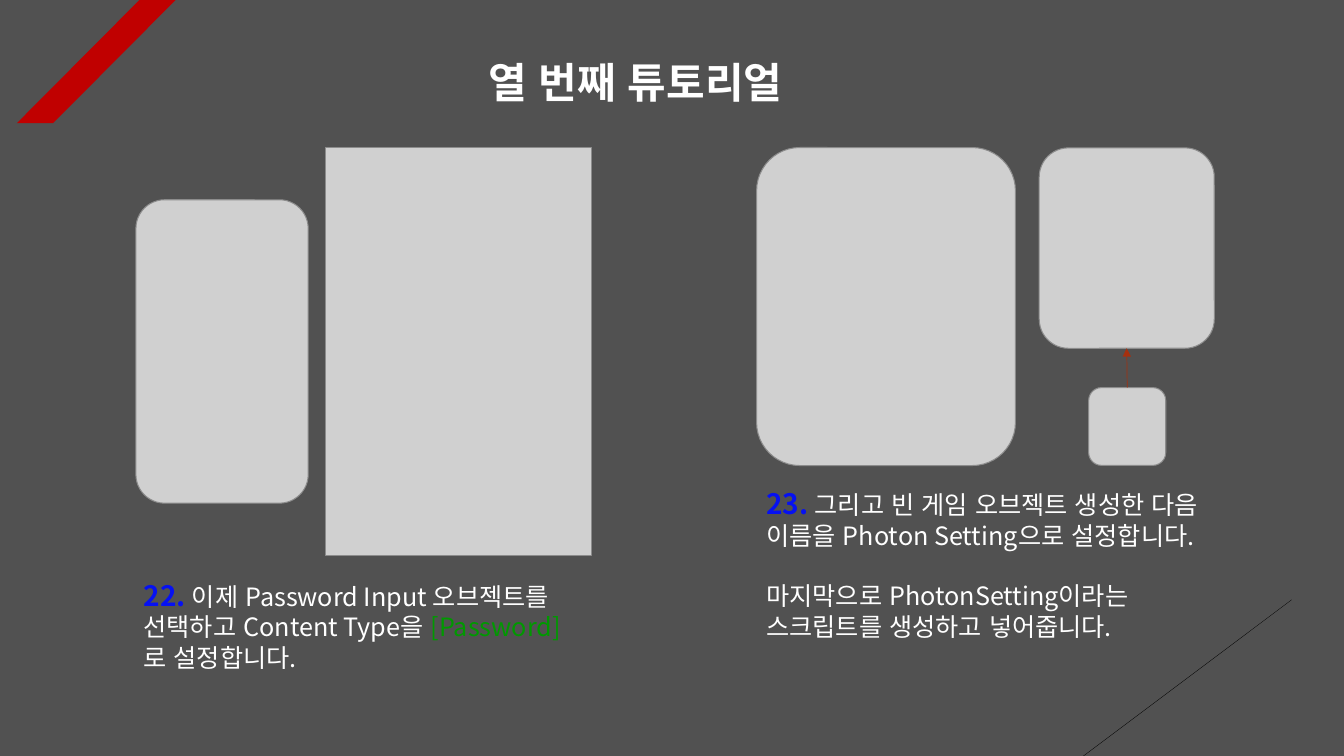
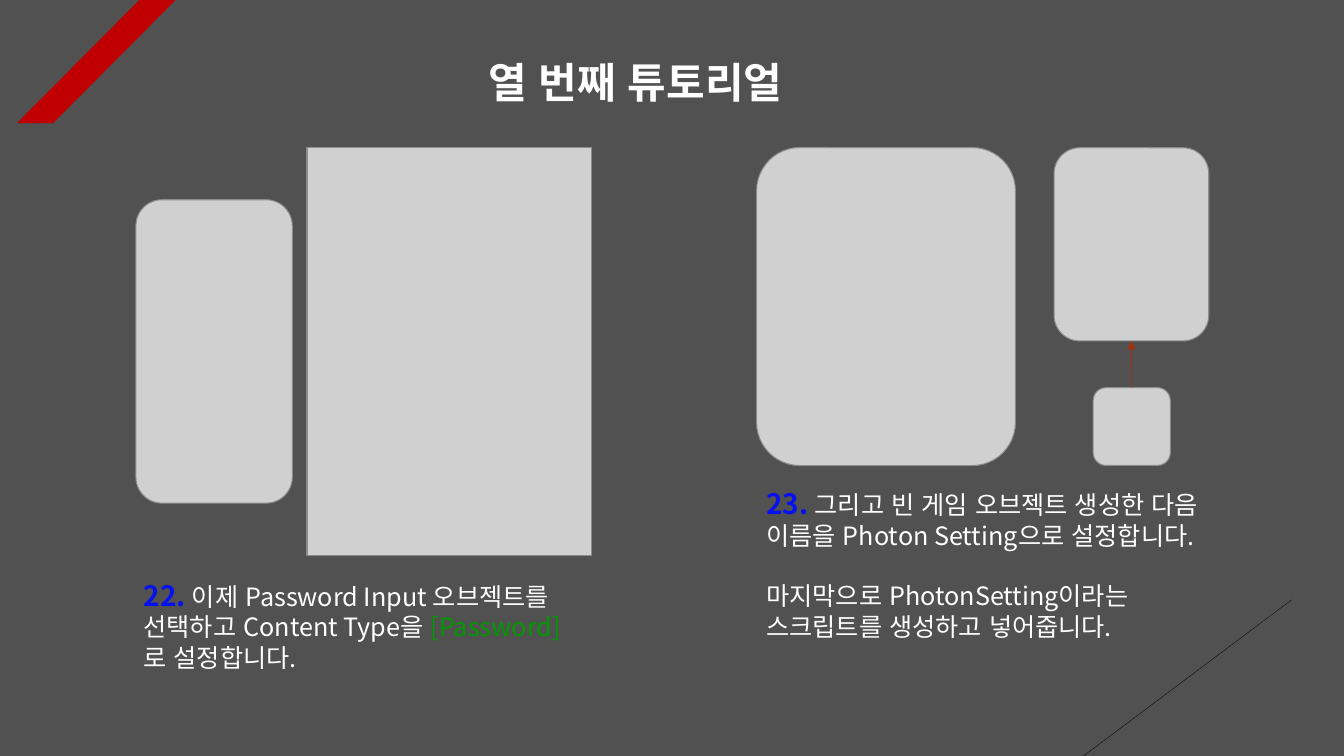
Before and after one commit to Unity2033/3D-UnityEngine, a slide deck: slide 10 of Assets/Class/Photon Server/PPT Data/Photon PlayFab.pptx. Drawn at 1344x756 pixels with LibreOffice and Linux fonts; fonts in the diff are those of the drawing; grey boxes stand for pictures. Boxes give left, top, right and bottom in pixels: in the first picture for what was removed or moved away, otherwise in the second. Text is boxed around its words. In the diff, an @@ line names an element or a change of style, - is before the commit and + after.

```diff
--- a/Assets/Class/Photon Server/PPT Data/Photon PlayFab.pptx
+++ b/Assets/Class/Photon Server/PPT Data/Photon PlayFab.pptx
@@ picture: place and size @@
-picture at (326,147,592,556)
+picture at (308,147,592,556)
@@ picture: place and size @@
-picture at (1040,148,1215,349)
+picture at (1055,148,1209,342)
@@ picture: place and size @@
-picture at (136,200,309,503)
+picture at (136,200,292,503)
@@ arrow moved from (1127, 388) - (1127, 348) to (1132, 388) - (1131, 341) @@
@@ picture: place and size @@
-picture at (1089,388,1166,466)
+picture at (1094,388,1172,466)
```
Also in this commit, not shown: 7 other slides changed, 1 slide removed, 43 other files.
